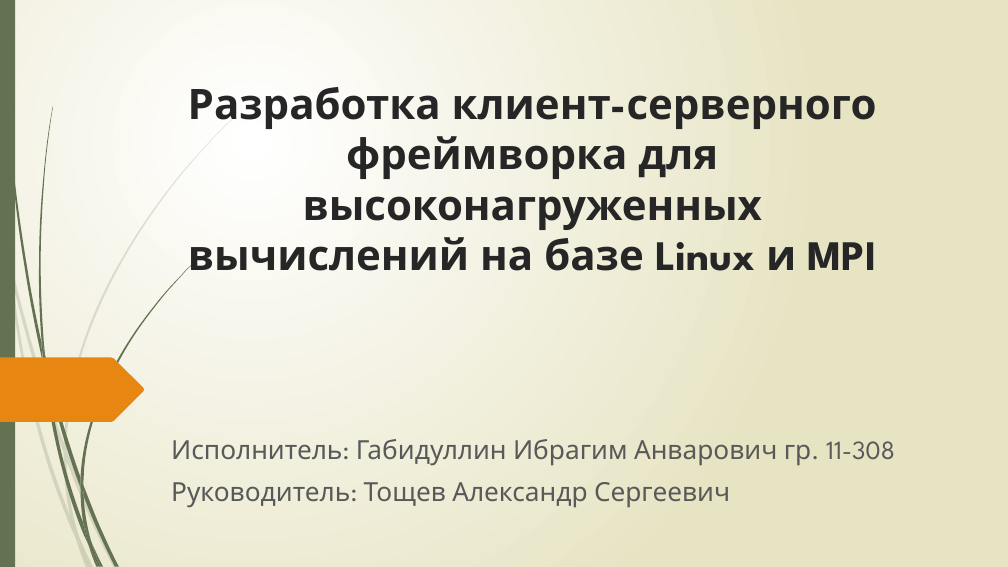
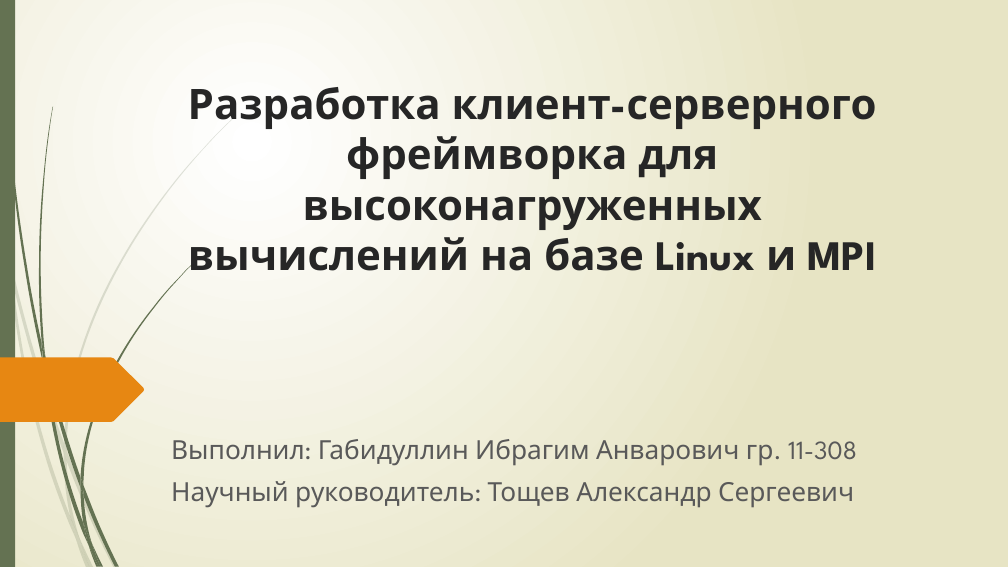
Before and after one commit to IbragimGabi/Diploma, a slide deck: slide 1 of презентация.pptx. Drawn at 1008x567 pixels with LibreOffice and Linux fonts; fonts in the diff are those of the drawing. Boxes give left, top, right and bottom in pixels: in the first picture for what was removed or moved away, otherwise in the second. Text is boxed around its words. In the diff, an @@ line names an element or a change of style, - is before the commit and + after.

```diff
--- a/презентация.pptx
+++ b/презентация.pptx
@@ subtitle at (171,439,857,508): text changed @@
-Исполнитель: Габидуллин Ибрагим Анварович гр. 11-308
-Руководитель: Тощев Александр Сергеевич
+Выполнил: Габидуллин Ибрагим Анварович гр. 11-308
+Научный руководитель: Тощев Александр Сергеевич
```
Also in this commit, not shown: 7 other slides changed, 2 slides added, 4 slides removed, 4 other files.
